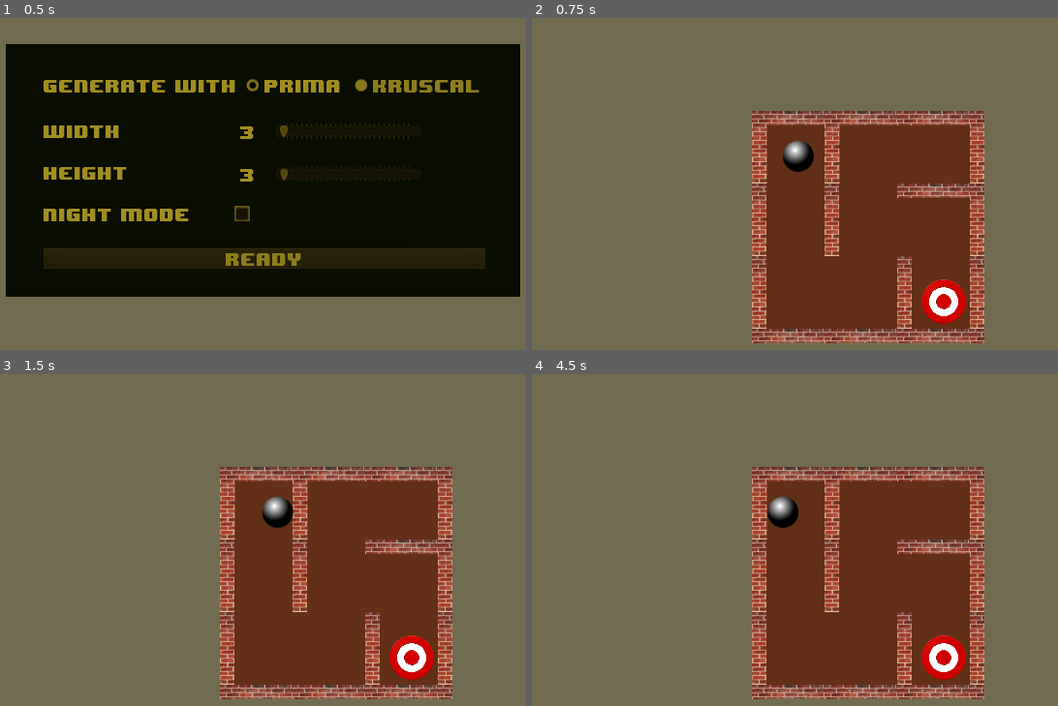
Above: before the commit, frames 1-4 (two rows, left to right).
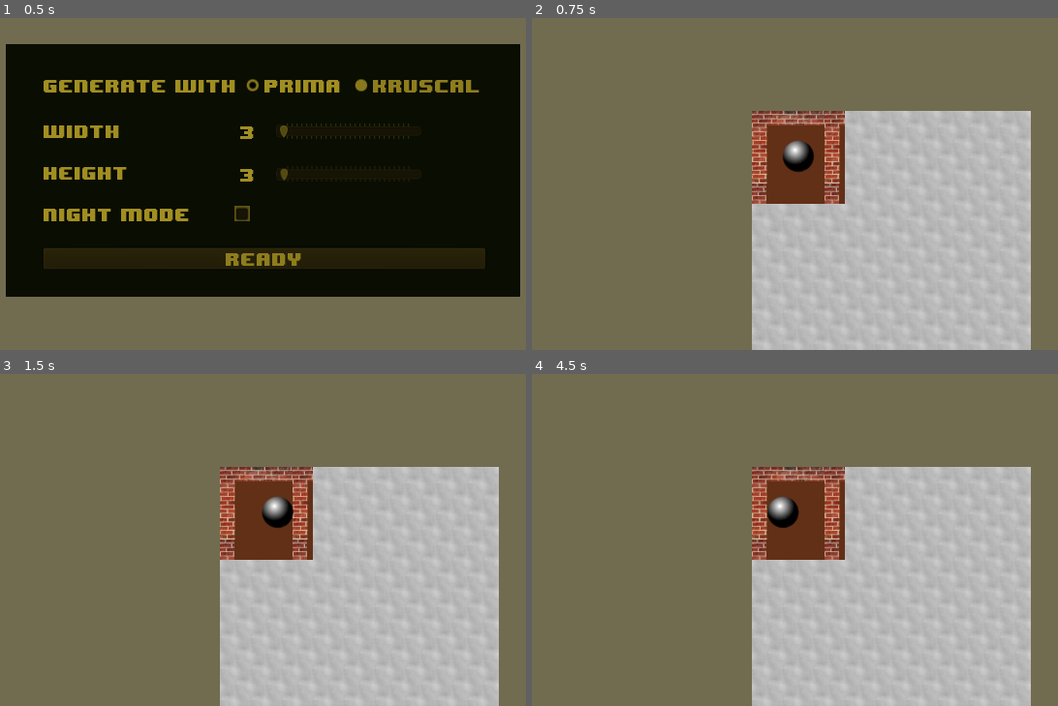
Above: after the commit, the same moments.

Repository: steelsoul/maze
Game: Godot game, scene res://scenes/Main.tscn
Two runs of this game, one before a commit and one after it. Both use one fixed random seed, a clock stepped at 60 frames per second and the inputs below.
Inputs (mouse positions are in pixels of both pictures, inside the frame that each line leads up to):
- Up to frame 1 (0.5 s): no input
- Up to frame 2 (0.75 s): click "Ready" at 0.5 s
- Up to frame 3 (1.5 s): tap Enter at 1.25 s; move the mouse to (405, 493) at 1.27 s; hold D (go_right) from 1.28 s (still down); click (405, 493) at 1.42 s
- Up to frame 4 (4.5 s): release D (go_right) at 2 s; tap Space at 2, 3.5 s; drag from (674, 533) to (942, 656) at 2.02 s; tap Enter at 2.75, 4.25 s; move the mouse to (858, 427) at 2.77 s; hold D (go_right) 2.78-3.5 s; drag from (768, 589) to (610, 453) at 3.52 s; move the mouse to (984, 569) at 4.27 s; hold A (go_left) from 4.28 s (still down)

Frame 1 is identical in both runs. In frame 2, 33% of the frame differs, in the area x 41-95%, y 27-100%; in frame 3, 33%; in frame 4, 33%.

Commit message:
Add fog cover

Diff:
--- a/code/Maze.gd
+++ b/code/Maze.gd
@@ -7,6 +7,9 @@
 
 enum CellType {CLOSE, LEFT, UP, ADDITIONAL}
 enum FloorCellType {FLOOR, SOLUTION, BARRICADE}
+
+const ball_regions_to_clear = 40
+
 func setup_maze(maze, quest = null):
 	var dim = maze[0]
 	var rep = maze[1]
@@ -48,6 +51,9 @@
 		var key_position = MazeGenerator.get_coordinate_from_index(solution_index, dim)
 		$Floor.set_cellv(key_position, 4)
 
+	place_fog(dim)
+	$Player.connect("moving", self, "on_player_movement")
+	on_player_movement()
 
 func check_corner_case_condition(rep, dim, x, y):
 	if (x >= dim.x-1) || (y >= dim.y-1): return false
@@ -74,6 +80,14 @@
 	else:
 		$CanvasModulate.hide()
 		$ShadowCasters.hide()
+
+func place_fog(cover_dim: Vector2):
+	var k = 150 / 64 + 1
+	var side_adj = 0
+	for x in range(0, cover_dim.x*k + 2*side_adj):
+		for y in range(0, cover_dim.y*k + 2*side_adj):
+			# adding fog
+			$Fog.set_cellv(Vector2(x,y), 0)
 
 func cleanup():
 	for x in $ShadowCasters.get_children():
@@ -112,3 +126,13 @@
 func set_night_mode():
 	$CanvasModulate.show()
 	$ShadowCasters.show()
+
+func on_player_movement():
+	var k = ball_regions_to_clear
+	for x in range(0, 6):
+		for y in range(0, 6):
+			var xoffset = k/2 * x - k
+			var yoffset = k/2 * y - k
+			var adj = $Fog.to_local($Player.position) + Vector2(xoffset, yoffset)
+			var loc = $Fog.world_to_map(adj)
+			$Fog.set_cellv(loc, -1)
--- a/code/Player.gd
+++ b/code/Player.gd
@@ -2,6 +2,8 @@
 
 var keys = []
 var is_activated = false
+
+signal moving
 
 func activate():
 	$Camera2D.current = true
@@ -40,6 +42,7 @@
 
 	if direct_vector.length_squared() > 0.25:
 		move_and_collide(direct_vector)
+		emit_signal("moving")
 
 func turn_light_on():
 	$Light2D.show()
--- a/scenes/Maze.tscn
+++ b/scenes/Maze.tscn
@@ -10,14 +10,40 @@
 [ext_resource path="res://arts/floor_1.png" type="Texture" id=8]
 [ext_resource path="res://arts/X.png" type="Texture" id=9]
 [ext_resource path="res://arts/s.png" type="Texture" id=10]
-
-[sub_resource type="ConvexPolygonShape2D" id=1]
-points = PoolVector2Array( 0, 0, 150, 0, 150, 150, 0, 150 )
+[ext_resource path="res://arts/fog.png" type="Texture" id=11]
+
+[sub_resource type="TileSet" id=1]
+0/name = "fog.png 0"
+0/texture = ExtResource( 11 )
+0/tex_offset = Vector2( 0, 0 )
+0/modulate = Color( 1, 1, 1, 1 )
+0/region = Rect2( 0, 0, 64, 64 )
+0/tile_mode = 1
+0/autotile/bitmask_mode = 0
+0/autotile/bitmask_flags = [  ]
+0/autotile/icon_coordinate = Vector2( 0, 0 )
+0/autotile/tile_size = Vector2( 64, 64 )
+0/autotile/spacing = 0
+0/autotile/occluder_map = [  ]
+0/autotile/navpoly_map = [  ]
+0/autotile/priority_map = [  ]
+0/autotile/z_index_map = [  ]
+0/occluder_offset = Vector2( 0, 0 )
+0/navigation_offset = Vector2( 0, 0 )
+0/shape_offset = Vector2( 0, 0 )
+0/shape_transform = Transform2D( 1, 0, 0, 1, 0, 0 )
+0/shape_one_way = false
+0/shape_one_way_margin = 0.0
+0/shapes = [  ]
+0/z_index = 0
 
 [sub_resource type="ConvexPolygonShape2D" id=2]
 points = PoolVector2Array( 0, 0, 150, 0, 150, 150, 0, 150 )
 
-[sub_resource type="TileSet" id=3]
+[sub_resource type="ConvexPolygonShape2D" id=3]
+points = PoolVector2Array( 0, 0, 150, 0, 150, 150, 0, 150 )
+
+[sub_resource type="TileSet" id=4]
 0/name = "floor_1.png 0"
 0/texture = ExtResource( 8 )
 0/tex_offset = Vector2( 0, 0 )
@@ -232,32 +258,40 @@
 3/navigation_offset = Vector2( 0, 0 )
 3/shape_offset = Vector2( 0, 0 )
 3/shape_transform = Transform2D( 1, 0, 0, 1, 0, 0 )
-3/shape = SubResource( 6 )
+3/shape = SubResource( 7 )
 3/shape_one_way = false
 3/shape_one_way_margin = 1.0
 3/shapes = [ {
 "autotile_coord": Vector2( 0, 0 ),
 "one_way": false,
 "one_way_margin": 1.0,
-"shape": SubResource( 6 ),
+"shape": SubResource( 7 ),
 "shape_transform": Transform2D( 1, 0, 0, 1, 0, 0 )
 }, {
 "autotile_coord": Vector2( 0, 0 ),
 "one_way": false,
 "one_way_margin": 1.0,
-"shape": SubResource( 7 ),
+"shape": SubResource( 8 ),
 "shape_transform": Transform2D( 1, 0, 0, 1, 0, 0 )
 } ]
 3/z_index = 0
 
-[sub_resource type="ShaderMaterial" id=9]
+[sub_resource type="ShaderMaterial" id=10]
 
 [node name="Maze" type="Node2D"]
 script = ExtResource( 1 )
 
+[node name="Fog" type="TileMap" parent="."]
+scale = Vector2( 0.5, 0.5 )
+z_index = 10
+tile_set = SubResource( 1 )
+collision_layer = 2
+collision_mask = 0
+format = 1
+
 [node name="Floor" type="TileMap" parent="."]
 scale = Vector2( 0.5, 0.5 )
-tile_set = SubResource( 3 )
+tile_set = SubResource( 4 )
 cell_size = Vector2( 150, 150 )
 collision_layer = 2
 collision_mask = 0
@@ -275,7 +309,6 @@
 scale = Vector2( 0.5, 0.5 )
 
 [node name="Player" parent="." instance=ExtResource( 5 )]
-visible = false
 position = Vector2( 37, 37 )
 scale = Vector2( 0.5, 0.5 )
 
Binary file added: arts/fog.png
Not shown: 7 places in scenes/Maze.tscn that only renumber resources
